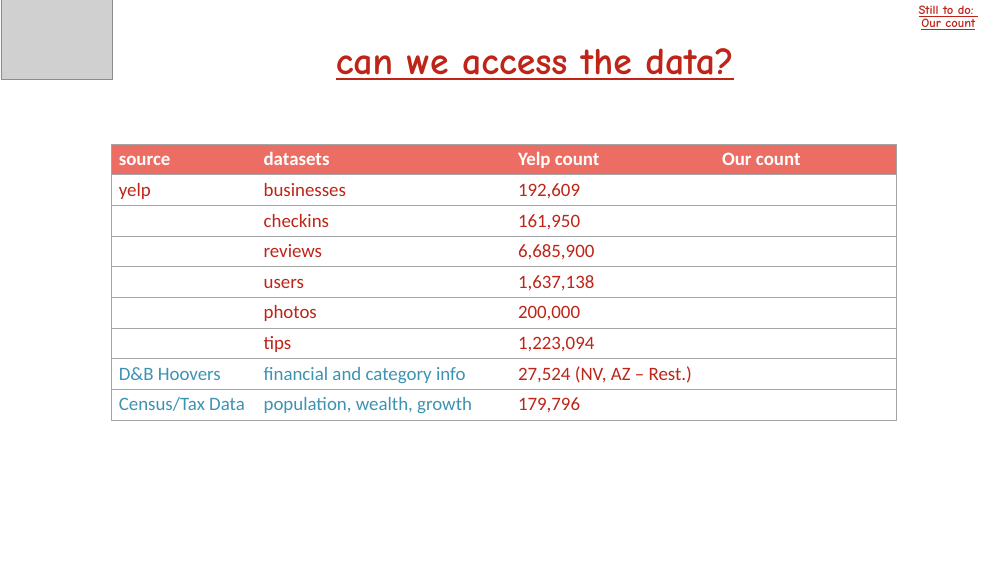
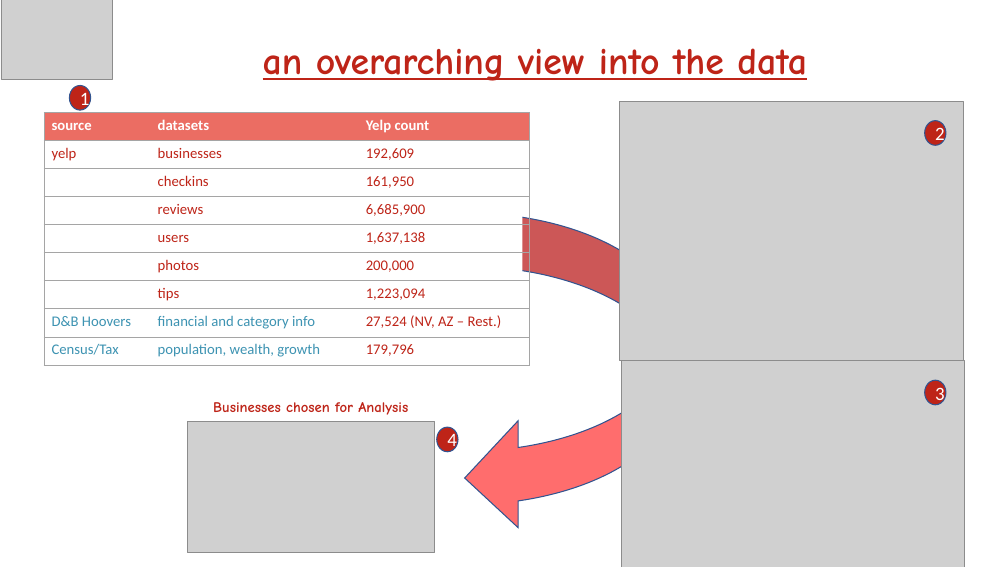
Before and after one commit to dev5680/DRTFinalProject, a slide deck: slide 3 of DRT_Thinking.pptx (slide 4 before the commit). Drawn at 1008x567 pixels with LibreOffice and Linux fonts; fonts in the diff are those of the drawing; grey boxes stand for pictures. Boxes give left, top, right and bottom in pixels: in the first picture for what was removed or moved away, otherwise in the second. Text is boxed around its words. In the diff, an @@ line names an element or a change of style, - is before the commit and + after.

```diff
--- a/DRT_Thinking.pptx
+++ b/DRT_Thinking.pptx
@@ text removed at (919, 5, 975, 30) @@
-Still to do:
-Our count
@@ text at (263, 48, 807, 81): text changed @@
-can we access the data?
+an overarching view into the data
@@ ellipse added at (70, 85, 91, 110), fill #BE2418, outline #325491 1 pt, 18 pt, text #FFFFFF @@
+1
@@ table at (44, 112, 529, 364) @@
-column 1, row 9: Census/Tax Data
+column 1, row 9: Census/Tax
-column 4: Our count |  |  |  |  |  |  |  | 
@@ table: place and size @@
-table at (111, 144, 898, 420)
+table at (44, 112, 529, 364)
@@ picture added at (620, 101, 963, 361) @@
@@ ellipse added at (925, 121, 946, 146), fill #BE2418, outline #325491 1 pt, 18 pt, text #FFFFFF @@
+2
@@ rectangle added at (411, 206, 523, 292), fill #FFFFFF @@
@@ curved left arrow added at (465, 213, 679, 532), fill #FF6D6D, outline #325491 1 pt @@
@@ picture added at (622, 361, 964, 567) @@
@@ ellipse added at (925, 380, 946, 405), fill #BE2418, outline #325491 1 pt, 18 pt, text #FFFFFF @@
+3
@@ text added at (213, 402, 408, 415), 14 pt, text #BE2418, bold @@
+Businesses chosen for Analysis
@@ picture added at (188, 421, 435, 553) @@
@@ ellipse added at (437, 427, 458, 452), fill #BE2418, outline #325491 1 pt, 18 pt, text #FFFFFF @@
+4
```
Also in this commit, not shown: 8 other slides changed, 3 slides added, 2 slides removed.
